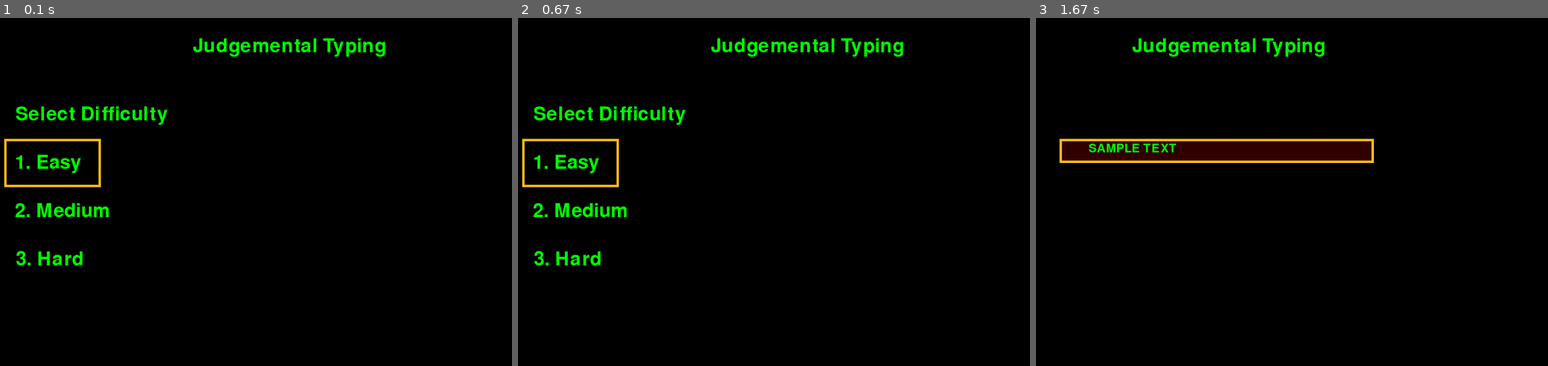
Above: before the commit, frames 1-3 (left to right).
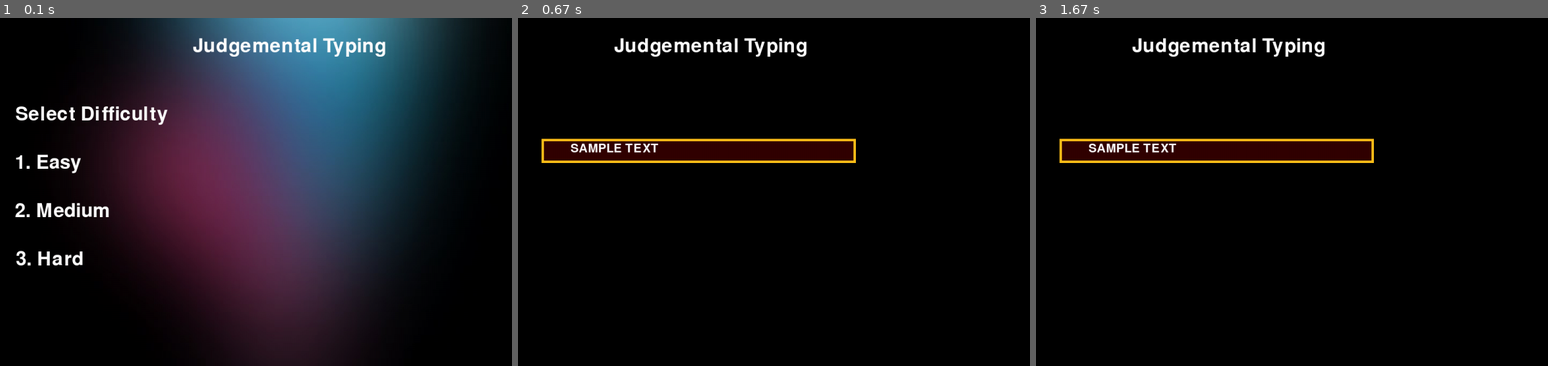
Above: after the commit, the same moments.

Repository: Similarity097/Judgemental-Typing
Game: pygame game, started from main.py
Two runs of this game, one before a commit and one after it. Both use one fixed random seed, a clock stepped at 60 frames per second and the inputs below.
Inputs (mouse positions are in pixels of both pictures, inside the frame that each line leads up to):
- Up to frame 1 (0.1 s): no input
- Up to frame 2 (0.67 s): click (579, 212) at 0.38 s
- Up to frame 3 (1.67 s): press the mouse at (1097, 164) at 0.7 s; move the mouse to (1230, 212) at 0.8 s; release the mouse at (1368, 265) at 0.93 s; click (1097, 164) at 1.55 s

The runs differ from the first frame. In frame 1, 56% of the frame differs, in the area x 0-93%, y 0-100%; in frame 2, 7.4%; in frame 3, 1.1%.

Commit message:
Update main.py

Diff:
--- a/main.py
+++ b/main.py
@@ -21,6 +21,9 @@
 		self.white = (255, 255, 255)
 		self.green = (0, 255, 0)
 		self.blue = (0, 0, 128)
+
+		self.bg = pygame.image.load('bg4.jpg')
+		self.bg = pygame.transform.scale(self.bg, (1200, 720))
 
 		self.screen=pygame.display.set_mode((self.w,self.h))
 		pygame.display.set_caption("Judgemental Typing")
@@ -60,7 +63,15 @@
 					sys.exit()
 				elif event.type == pygame.MOUSEBUTTONUP:
 					x,y = pygame.mouse.get_pos()
-					if (x >= 90 and x <= 300 and y >= 250 and y <= 350):
+					if (x >= 50 and x <= 200 and y >= 250 and y <= 350):
+						self.active=True
+						self.getlinenormal()
+						self.resetg2()
+					elif (x >= 50 and x <= 200 and y >= 350 and y <= 450):
+						self.active=True
+						self.getlinenormal()
+						self.resetg2()
+					elif (x >= 50 and x <= 200 and y >= 450 and y <= 550):
 						self.active=True
 						self.getlinenormal()
 						self.resetg2()
@@ -76,14 +87,14 @@
 		self.word = ''
 
 		self.screen.fill((0,0,0))
-		self.text_display(self.screen,"Judgemental Typing",600,60,40,self.green)
-		self.text_display(self.screen,"Select Difficulty",190,200,40,self.green)
+		self.screen.blit(self.bg, (0, 0))
+		self.text_display(self.screen,"Judgemental Typing",600,60,40,self.white)
+		self.text_display(self.screen,"Select Difficulty",190,200,40,self.white)
 
-		pygame.draw.rect(self.screen, (255, 192, 25), (10, 250, 200, 100), 5)
-		self.text_display(self.screen,"1. Easy",100,300,40,self.green)
-
-		self.text_display(self.screen,"2. Medium",130,400,40,self.green)
-		self.text_display(self.screen,"3. Hard",104,500,40,self.green)
+		#pygame.draw.rect(self.screen, (255, 192, 25), (10, 250, 200, 100), 5)
+		self.text_display(self.screen,"1. Easy",100,300,40,self.white)
+		self.text_display(self.screen,"2. Medium",130,400,40,self.white)
+		self.text_display(self.screen,"3. Hard",104,500,40,self.white)
 
 		pygame.display.update()
 
@@ -98,16 +109,14 @@
 		self.wpm = 0
 
 		self.screen.fill((0,0,0))
-		self.text_display(self.screen,"Judgemental Typing",400,60,40,self.green)
+		self.text_display(self.screen,"Judgemental Typing",400,60,40,self.white)
 
 		# draw the rectangle for input box
 		self.screen.fill((50, 0, 0), (50, 250, 650, 50))
 		pygame.draw.rect(self.screen, (255, 192, 25), (50, 250, 650, 50), 5)
-		self.text_display(self.screen, self.word, 200,270,25, self.green )
+		self.text_display(self.screen, self.word, 200,270,25, self.white )
+
 		pygame.display.update()
-
-
-
 
 execute=typing()
 execute.run()
